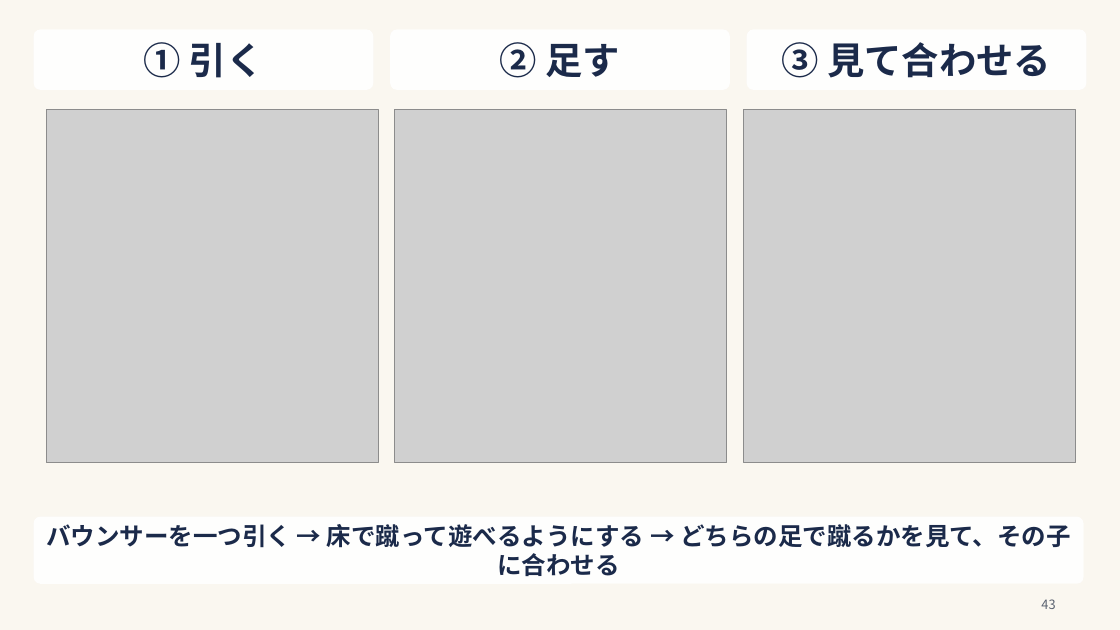
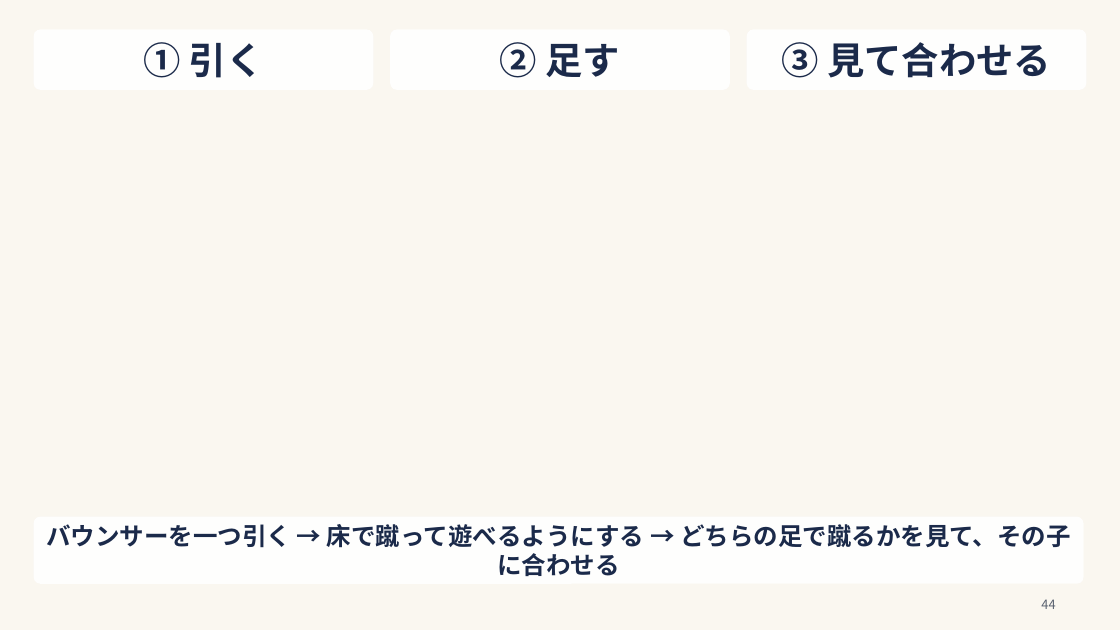
Before and after one commit to tanakayuc/static-pages, a slide deck: slide 44 of pygmalion-emiko-baby-60min-20261031/baby-60min-slides-v12.pptx (slide 43 before the commit). Drawn at 1120x630 pixels with LibreOffice and Linux fonts; fonts in the diff are those of the drawing; grey boxes stand for pictures. Boxes give left, top, right and bottom in pixels: in the first picture for what was removed or moved away, otherwise in the second. Text is boxed around its words. In the diff, an @@ line names an element or a change of style, - is before the commit and + after.

```diff
--- a/pygmalion-emiko-baby-60min-20261031/baby-60min-slides-v12.pptx
+++ b/pygmalion-emiko-baby-60min-20261031/baby-60min-slides-v12.pptx
@@ picture removed at [46,109,378,463] @@
@@ picture removed at [395,109,727,463] @@
@@ picture removed at [744,109,1075,463] @@
@@ page number at [1041,599,1055,609]: text changed @@
-43
+44
```
Also in this commit, not shown: 2 other slides changed, 1 slide added, 25 other files.
